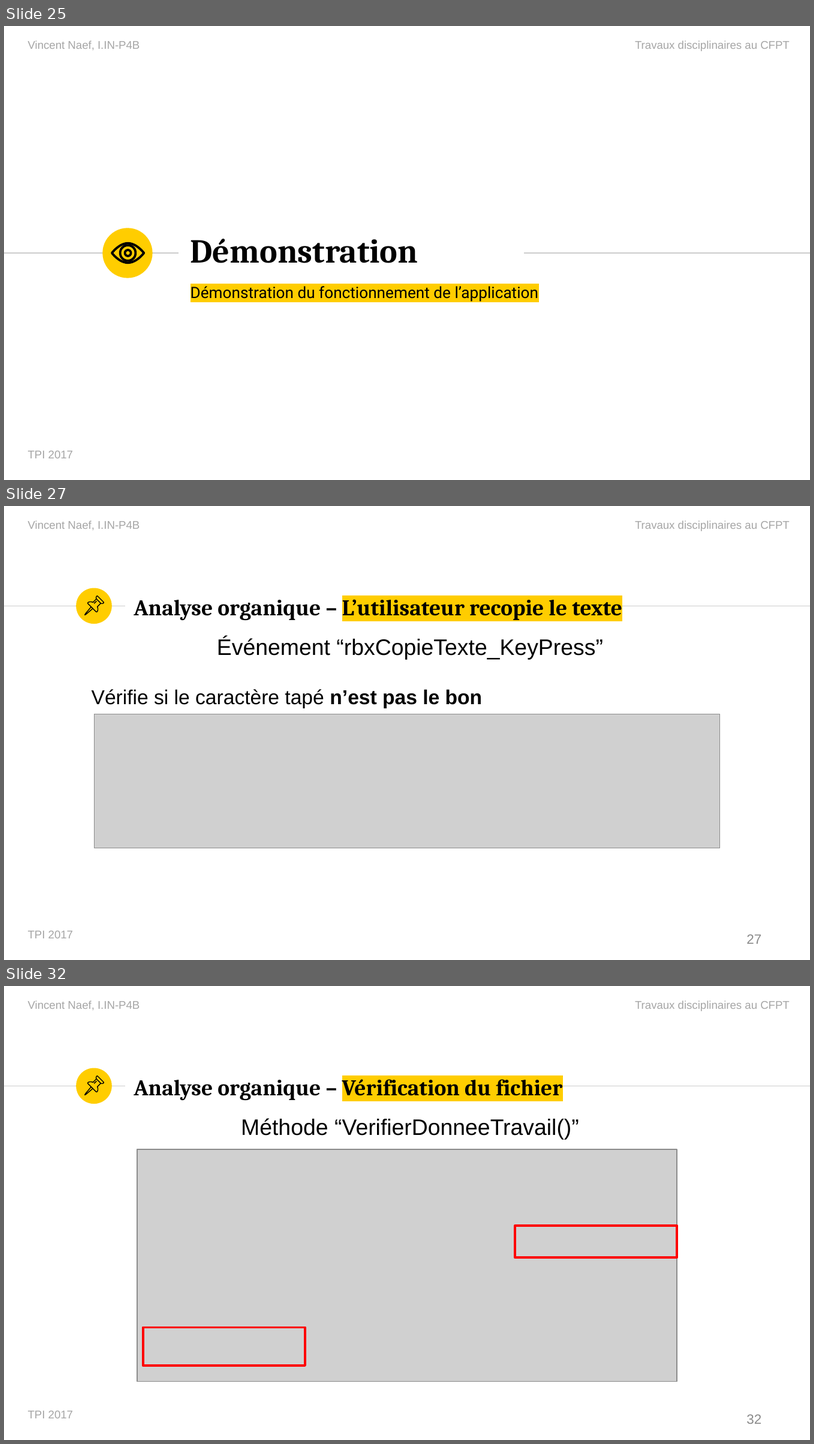
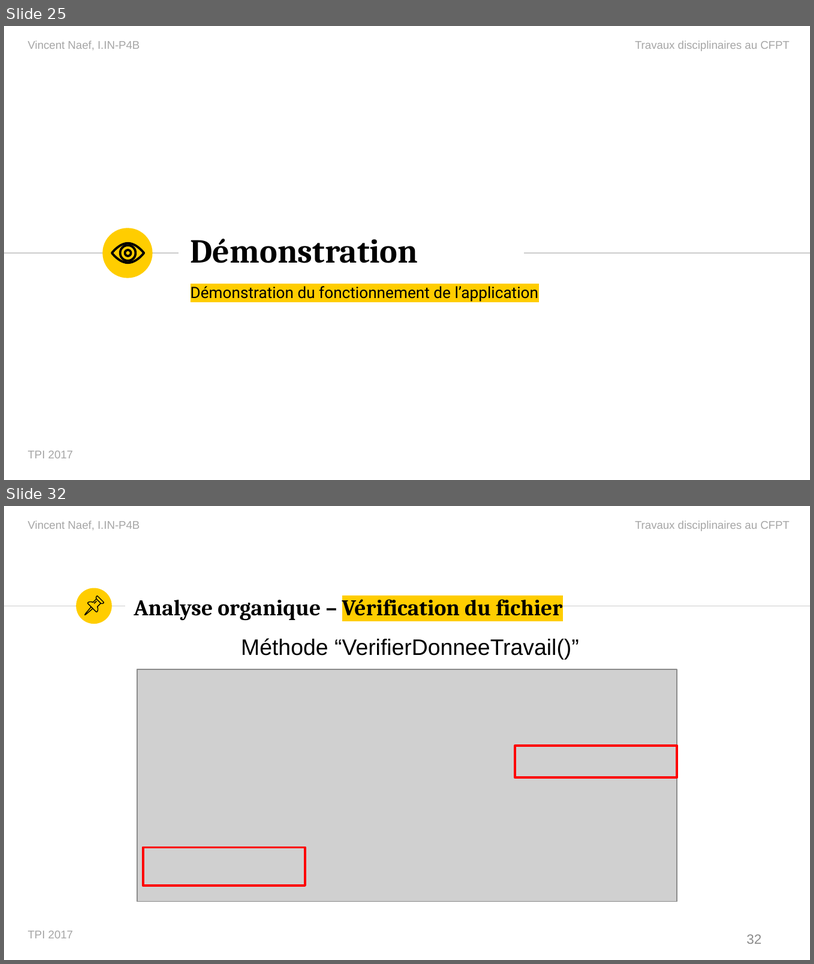
Before and after one commit to vinelo/TPI, a slide deck: Présentation/PresentationTPI.pptx. Shown one above the other, each under a label of ours: slides 25, 27 and 32 before the commit, slides 25 and 32 after it; the slides between them are not shown. The pictures are 814x1444 and 814x964 pixels, drawn with LibreOffice and Linux fonts; fonts in the diff are those of the drawing; grey boxes stand for pictures. Boxes give left, top, right and bottom in pixels: in the first picture for what was removed or moved away, otherwise in the second. Text is boxed around its words. In the diff, an @@ line names an element or a change of style, - is before the commit and + after.

```diff
--- a/Présentation/PresentationTPI.pptx
+++ b/Présentation/PresentationTPI.pptx
@@ slide 27 removed at <box>4,506,810,960</box>, background #FFFFFF; not listed: 6 template elements that a slide beside it also shows @@
@@ title removed at <box>134,594,622,621</box> @@
-Analyse organique – L’utilisateur recopie le texte
@@ group removed at <box>84,597,103,615</box>: 4 freeform shapes @@
@@ text removed at <box>92,637,603,708</box> @@
-Événement “rbxCopieTexte_KeyPress”
-Vérifie si le caractère tapé n’est pas le bon
@@ picture removed at <box>95,714,720,848</box> @@
@@ page number removed at <box>747,934,762,943</box> @@
-27
```
Also in this commit, not shown: 7 slides changed, 3 slides added, 3 other slides removed, 5 other files.
